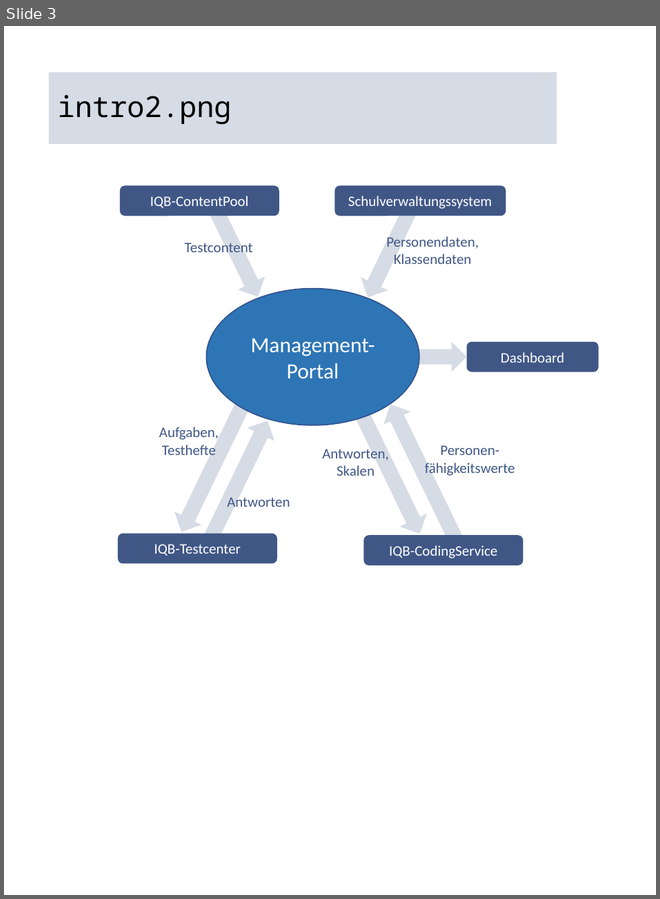
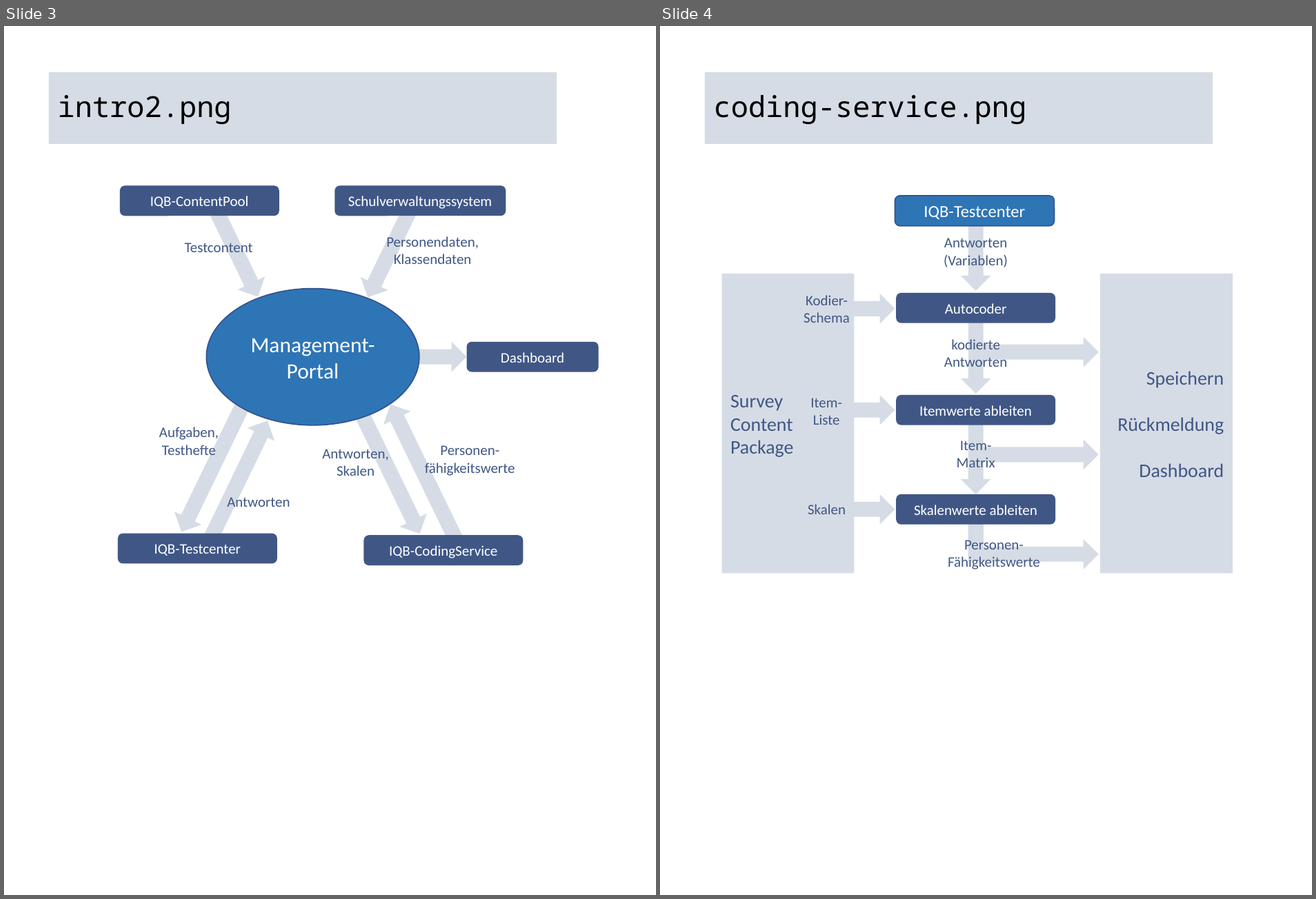
Before and after one commit to iqb-berlin/rising-stars, a slide deck: figures.pptx. Shown side by side, each under a label of ours: slide 3 before the commit, slides 3 and 4 after it. The pictures are 660x899 and 1316x899 pixels, drawn with LibreOffice and Linux fonts; fonts in the diff are those of the drawing. Boxes give left, top, right and bottom in pixels: in the first picture for what was removed or moved away, otherwise in the second. Text is boxed around its words. In the diff, an @@ line names an element or a change of style, - is before the commit and + after.

Commit message:
Add coding service page

```diff
--- a/figures.pptx
+++ b/figures.pptx
@@ slide 4 added at (x1=660, y1=26, x2=1312, y2=895), background #FFFFFF @@
@@ title added at (x1=706, y1=72, x2=1213, y2=144), fill #D6DCE5, 24 pt, text #000000 @@
+coding-service.png
@@ rounded rectangle added at (x1=895, y1=196, x2=1054, y2=226), fill #2E75B6, outline #325491 1 pt, 14 pt, text #FFFFFF @@
+IQB-Testcenter
@@ right arrow added at (x1=961, y1=219, x2=991, y2=291), fill #D6DCE5 @@
@@ text added at (x1=944, y1=236, x2=1008, y2=270), 12 pt, text #405786 @@
+Antworten (Variablen)
@@ rectangle added at (x1=721, y1=274, x2=854, y2=574), fill #D6DCE5, 16 pt, text #405786 @@
+Survey Content Package
@@ rectangle added at (x1=1100, y1=274, x2=1232, y2=574), fill #D6DCE5, 16 pt, text #405786 @@
+Speichern
+Rückmeldung
+Dashboard
@@ right arrow added at (x1=808, y1=294, x2=895, y2=324), fill #D6DCE5 @@
@@ rounded rectangle added at (x1=897, y1=293, x2=1055, y2=323), fill #405786, 12 pt, text #FFFFFF @@
+Autocoder
@@ text added at (x1=804, y1=295, x2=850, y2=323), 12 pt, text #405786 @@
+Kodier-Schema
@@ right arrow added at (x1=961, y1=321, x2=991, y2=394), fill #D6DCE5 @@
@@ text added at (x1=944, y1=337, x2=1007, y2=372), 12 pt, text #405786 @@
+kodierte Antworten
@@ right arrow added at (x1=973, y1=337, x2=1098, y2=368), fill #D6DCE5 @@
@@ right arrow added at (x1=808, y1=394, x2=895, y2=425), fill #D6DCE5 @@
@@ text added at (x1=810, y1=398, x2=842, y2=425), 12 pt, text #405786 @@
+Item-Liste
@@ rounded rectangle added at (x1=897, y1=394, x2=1055, y2=425), fill #405786, 12 pt, text #FFFFFF @@
+Itemwerte ableiten
@@ text added at (x1=957, y1=438, x2=995, y2=472), 12 pt, text #405786 @@
+Item-Matrix
@@ right arrow added at (x1=961, y1=423, x2=991, y2=495), fill #D6DCE5 @@
@@ right arrow added at (x1=979, y1=440, x2=1098, y2=470), fill #D6DCE5 @@
@@ right arrow added at (x1=808, y1=495, x2=895, y2=525), fill #D6DCE5 @@
@@ rounded rectangle added at (x1=897, y1=495, x2=1055, y2=525), fill #405786, 12 pt, text #FFFFFF @@
+Skalenwerte ableiten
@@ text added at (x1=808, y1=504, x2=846, y2=515), 12 pt, text #405786 @@
+Skalen
@@ rectangle added at (x1=968, y1=507, x2=984, y2=562), fill #D6DCE5 @@
@@ text added at (x1=948, y1=538, x2=1040, y2=570), 12 pt, text #405786 @@
+Personen-Fähigkeitswerte
@@ right arrow added at (x1=979, y1=539, x2=1098, y2=570), fill #D6DCE5 @@
```
Also in this commit, not shown: 5 other files.
